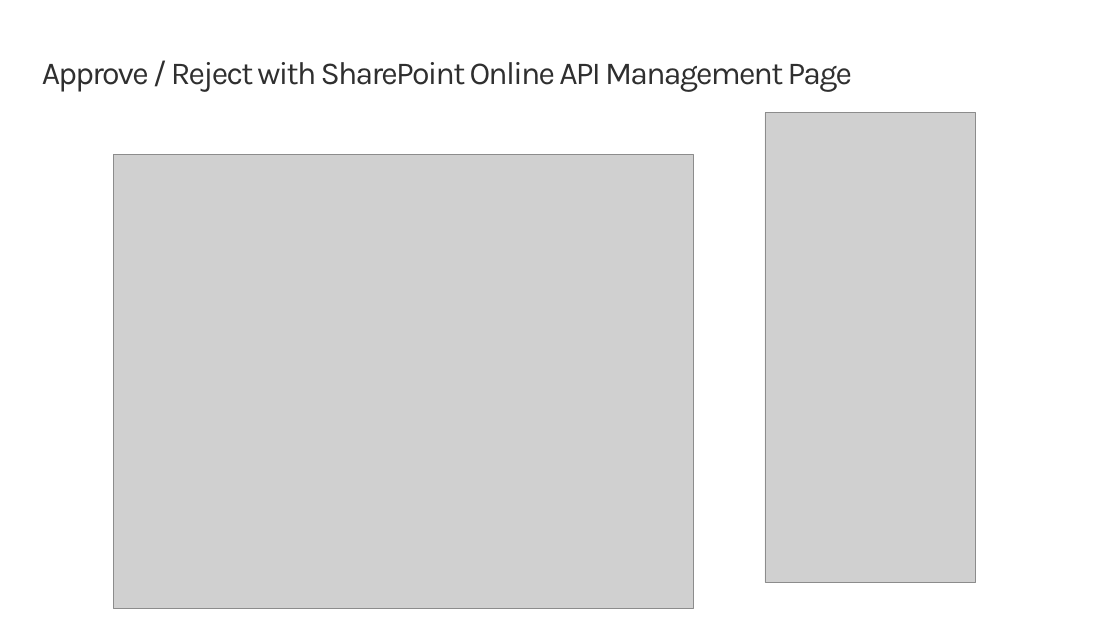
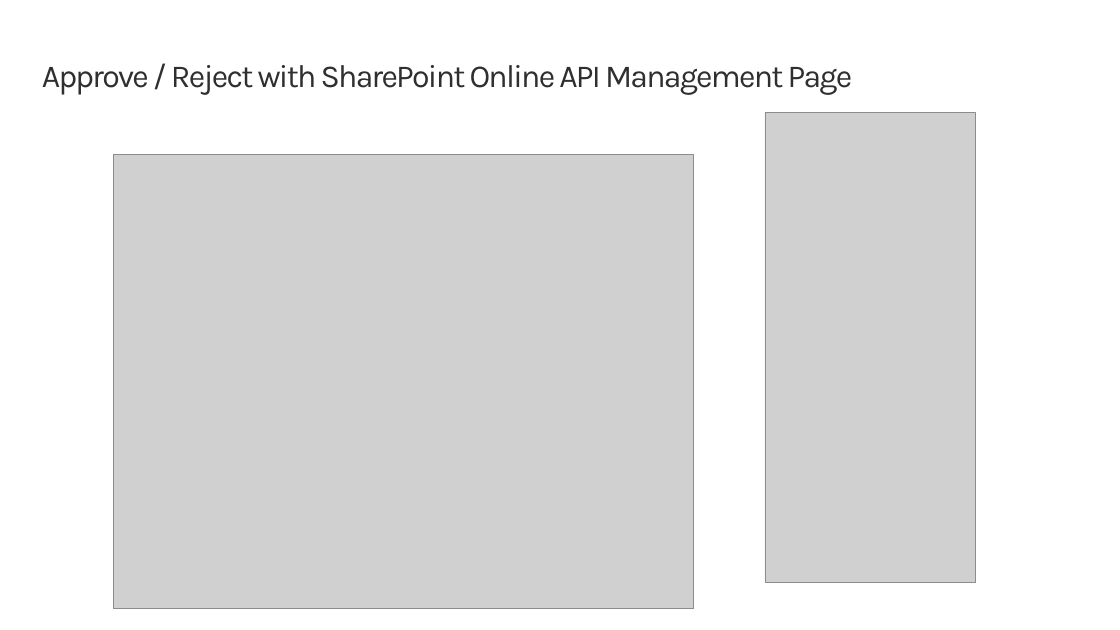
Before and after one commit to SharePoint/sp-dev-training-spfx-graph-3rdpartyapis, a slide deck: slide 13 of 03 msgraphpclient.pptx. Drawn at 1120x630 pixels with LibreOffice and Linux fonts; fonts in the diff are those of the drawing; grey boxes stand for pictures; background and template pictures are left out. Boxes give left, top, right and bottom in pixels: in the first picture for what was removed or moved away, otherwise in the second. Text is boxed around its words. In the diff, an @@ line names an element or a change of style, - is before the commit and + after.

```diff
--- a/03 msgraphpclient.pptx
+++ b/03 msgraphpclient.pptx
@@ title "Approve / Reject with SharePoint ..." at box(42, 65, 853, 95): line spacing 0.9 to 32pt @@
```
Also in this commit, not shown: 1 other slide changed, 1 other file.
